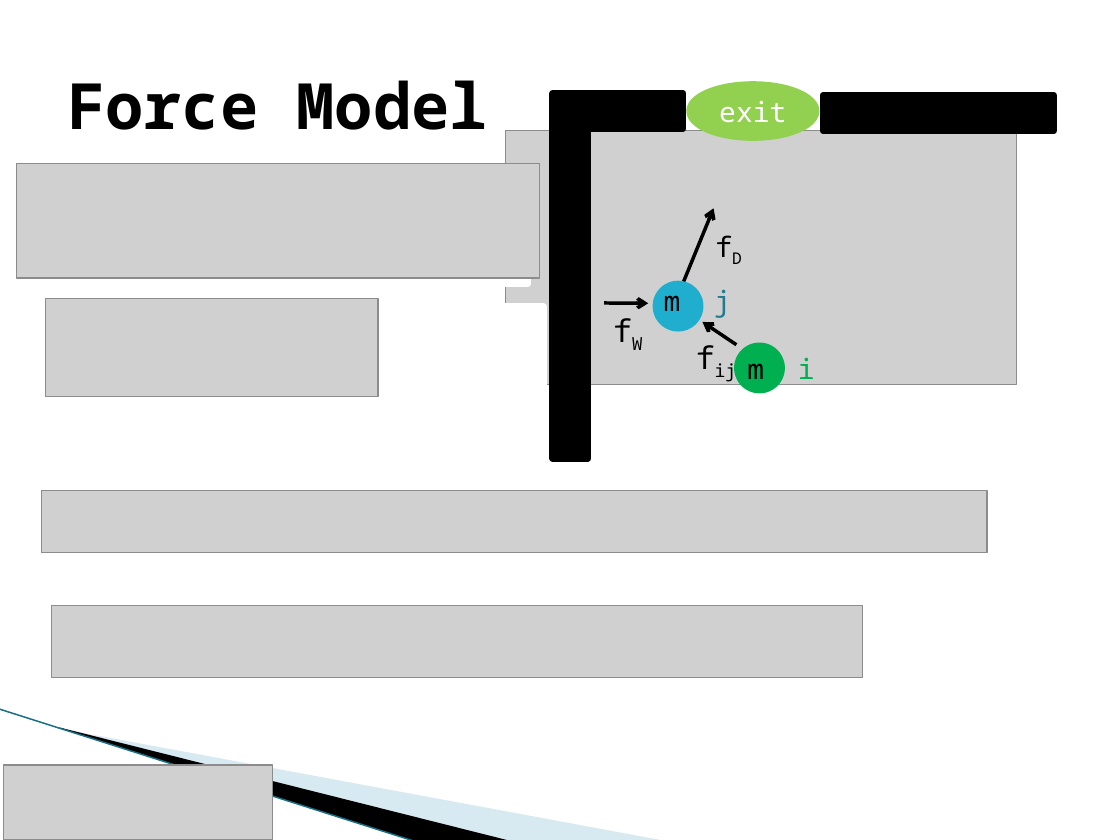
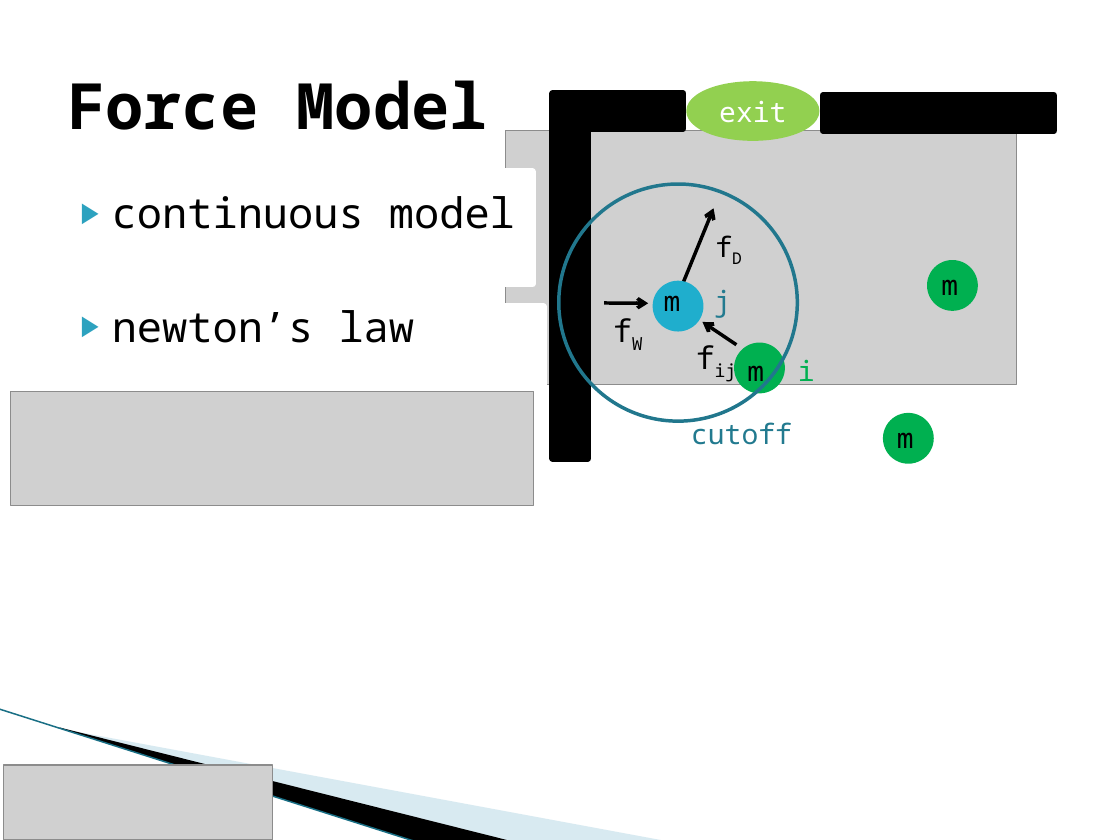
Before and after one commit to maeugste/ship-evacuation, a slide deck: slide 1 of presentation/presentation_ship_deck_manuela.pptx. Drawn at 1120x840 pixels with LibreOffice and Linux fonts; fonts in the diff are those of the drawing; grey boxes stand for pictures; background and template pictures are left out. Boxes give left, top, right and bottom in pixels: in the first picture for what was removed or moved away, otherwise in the second. Text is boxed around its words. In the diff, an @@ line names an element or a change of style, - is before the commit and + after.

```diff
--- a/presentation/presentation_ship_deck_manuela.pptx
+++ b/presentation/presentation_ship_deck_manuela.pptx
@@ rectangle: place and size @@
-rectangle at (474, 171, 528, 283)
+rectangle at (478, 171, 532, 283)
@@ text added at (112, 196, 415, 343), 27 pt, text #000000 @@
+▶ continuous model
+▶ newton’s law
@@ ellipse added at (559, 184, 797, 421), outline #21788D 2.25 pt @@
@@ ellipse added at (931, 263, 974, 307), fill #00B050, outline #00B050 4.33 pt @@
@@ picture removed at (46, 299, 379, 396) @@
@@ text added at (941, 279, 958, 295), 18 pt, text #000000 @@
+m
@@ picture: place and size @@
-picture at (17, 164, 540, 278)
+picture at (10, 391, 533, 505)
@@ text added at (691, 418, 792, 445), 18 pt, text #227A8F @@
+cutoff
@@ ellipse added at (886, 417, 930, 460), fill #00B050, outline #00B050 4.33 pt @@
@@ text added at (897, 432, 914, 448), 18 pt, text #000000 @@
+m
@@ picture removed at (41, 491, 987, 553) @@
@@ picture removed at (52, 606, 862, 678) @@
```
Also in this commit, not shown: 1 other slide changed, 2 slides added.
